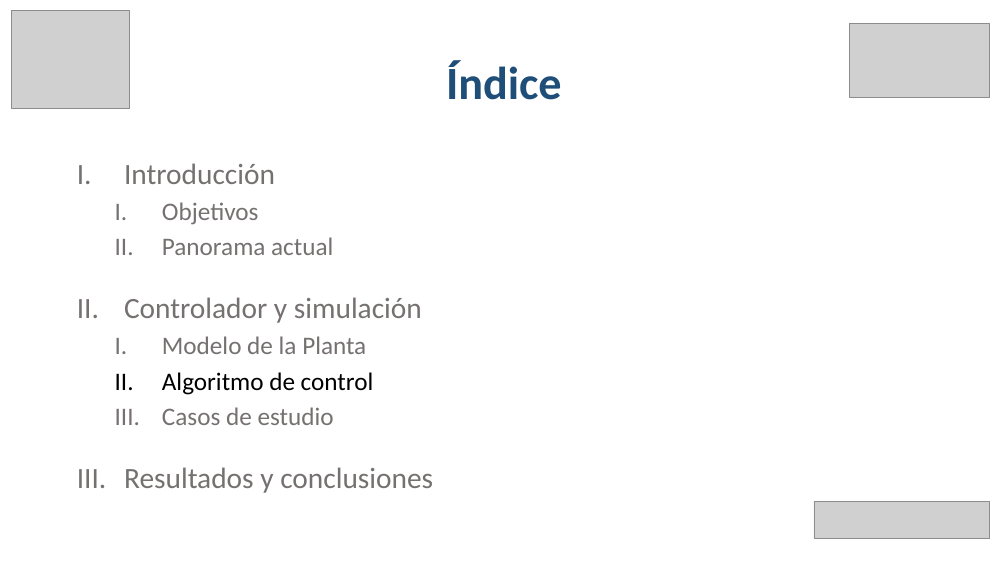
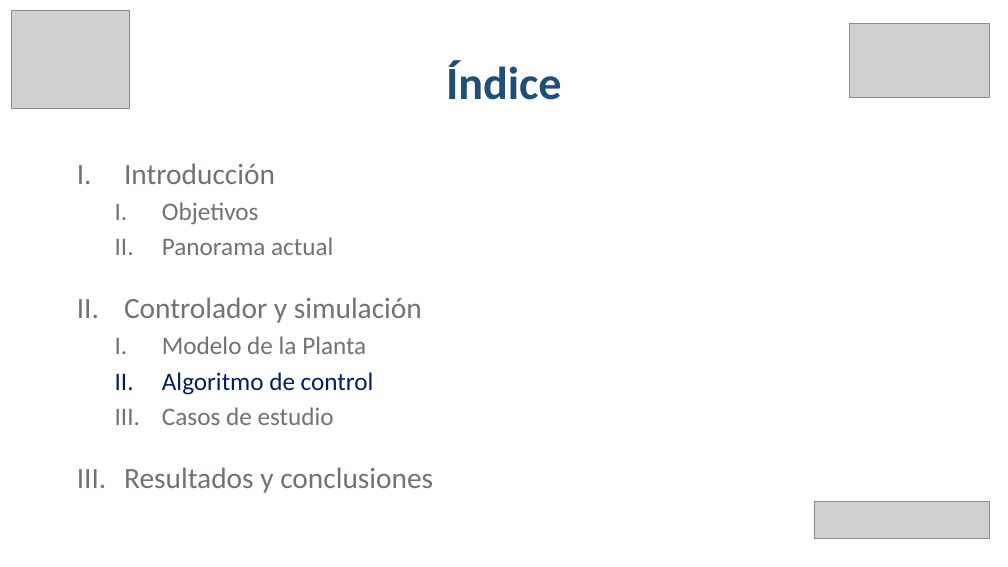
Before and after one commit to EmilioLdelaFuente/tfg, a slide deck: slide 11 of tfgPP.pptx (slide 10 before the commit). Drawn at 1008x567 pixels with LibreOffice and Linux fonts; fonts in the diff are those of the drawing; grey boxes stand for pictures. Boxes give left, top, right and bottom in pixels: in the first picture for what was removed or moved away, otherwise in the second. Text is boxed around its words. In the diff, an @@ line names an element or a change of style, - is before the commit and + after.

```diff
--- a/tfgPP.pptx
+++ b/tfgPP.pptx
@@ text at (x1=162, y1=372, x2=374, y2=395): text colour #000000 to #002060 in "Algoritmo de control" @@
```
Also in this commit, not shown: 9 other slides changed, 5 slides added.
